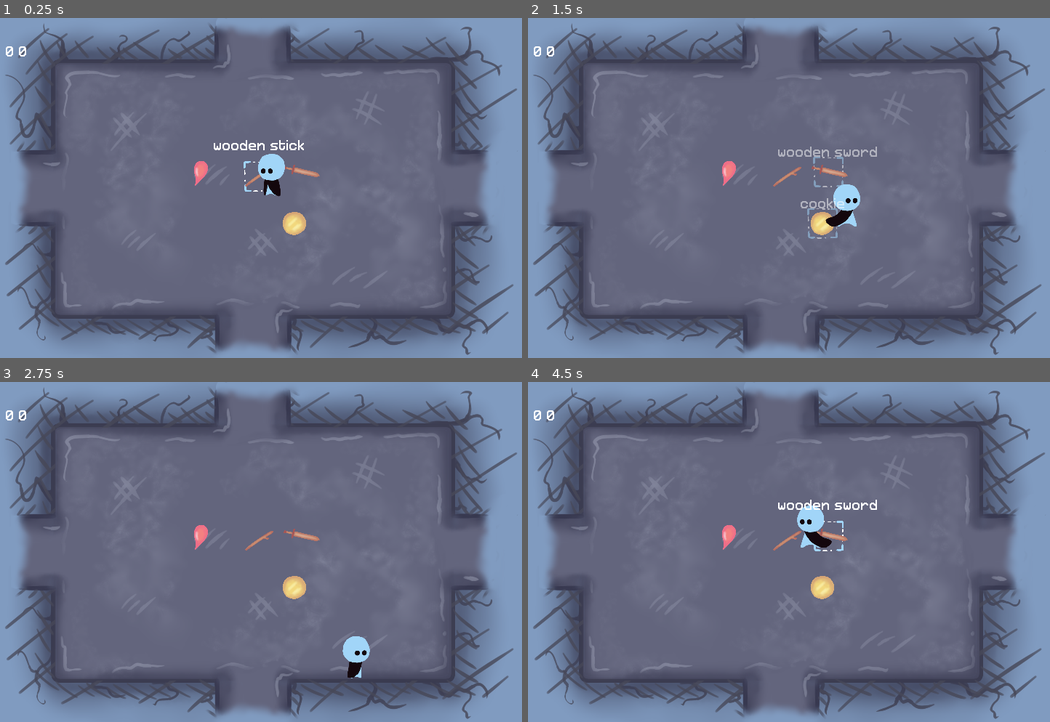
Above: before the commit, frames 1-4 (two rows, left to right).
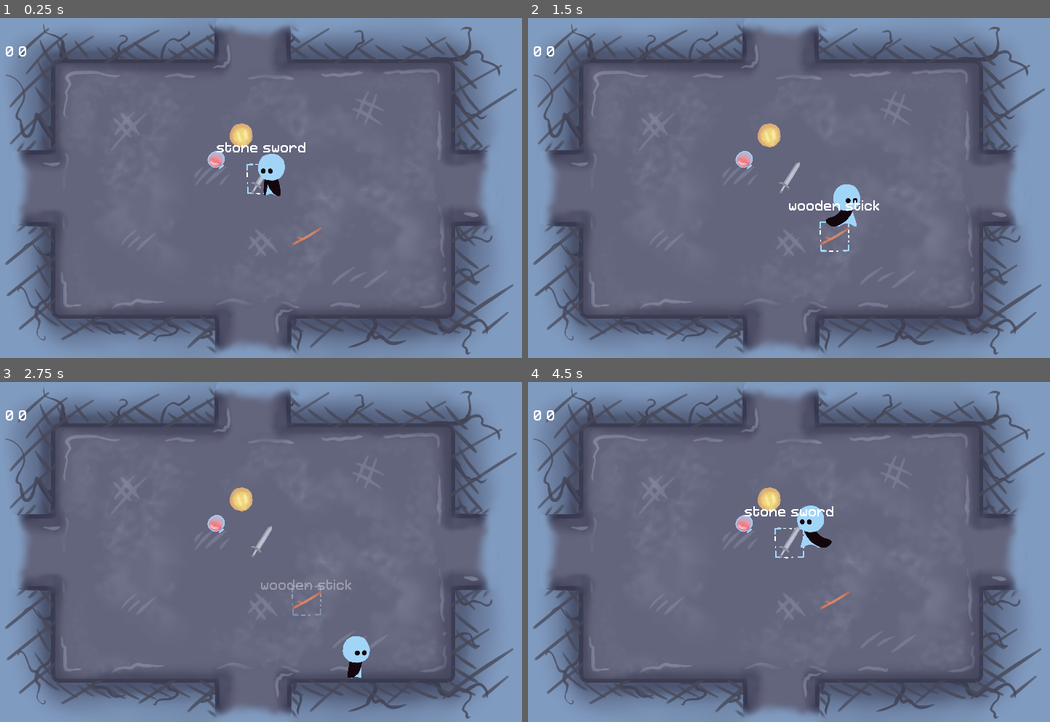
Above: after the commit, the same moments.

Repository: bucketfish/box-arena
Game: Godot game, scene res://base.tscn
The game is run twice, just before and just after one commit, with the same random seed, the same clock (stepped at 60 frames per second) and the same inputs.
Inputs:
- Up to frame 1 (0.25 s): no input
- Up to frame 2 (1.5 s): hold Right (right) 0.53-1.28 s; tap X (attack) at 0.6, 1.35 s; hold Down (down) from 1.28 s (still down)
- Up to frame 3 (2.75 s): release Down (down) at 2.03 s; hold Right (right) from 2.03 s (still down); tap X (attack) at 2.1 s
- Up to frame 4 (4.5 s): release Right (right) at 2.78 s; hold Up (up) 2.78-3.53 s; tap X (attack) at 2.85, 3.6, 4.35 s; hold Left (left) from 3.53 s (still down)

The runs differ from the first frame. In frame 1, 1.3% of the frame differs, in the area x 37-62%, y 30-67%; in frame 2, 1.6%, in the area x 37-68%, y 30-69%; in frame 3, 1.2%; in frame 4, 1.5%.

Commit message:
level 5 items

Diff:
--- a/room/room.gd
+++ b/room/room.gd
@@ -11,10 +11,12 @@
 var roomlevel = 0
 
 func generateloot():
-	var loot = ["cookie", "wooden stick", "healing drop", "wooden sword"]
+	var loot = ['wooden stick', 'healing drop', 'cookie', 'wooden sword', 'health pot', 'choco cookie', 'clothes', 'stone sword', 'leather padding', 'apple pie', 'stone axe', 'health potion', 'sharp flint']
 
 	# create the loot and instance it into scene
-	for thing in loot:
+	for i in range(0, 4):
+		var thing = loot[randi() % loot.size()]
+
 		var curitem = item.instance()
 		curitem.itemname = thing
 		add_child(curitem)
Binary file added: assets/items/iron armor.png
Binary file added: assets/items/sharp flint.png
Binary file added: assets/items/steak.png
Not shown, added: assets/items/iron armor.clip
Not shown, added: assets/items/sharp flint.clip
Not shown, added: assets/items/steak.clip
